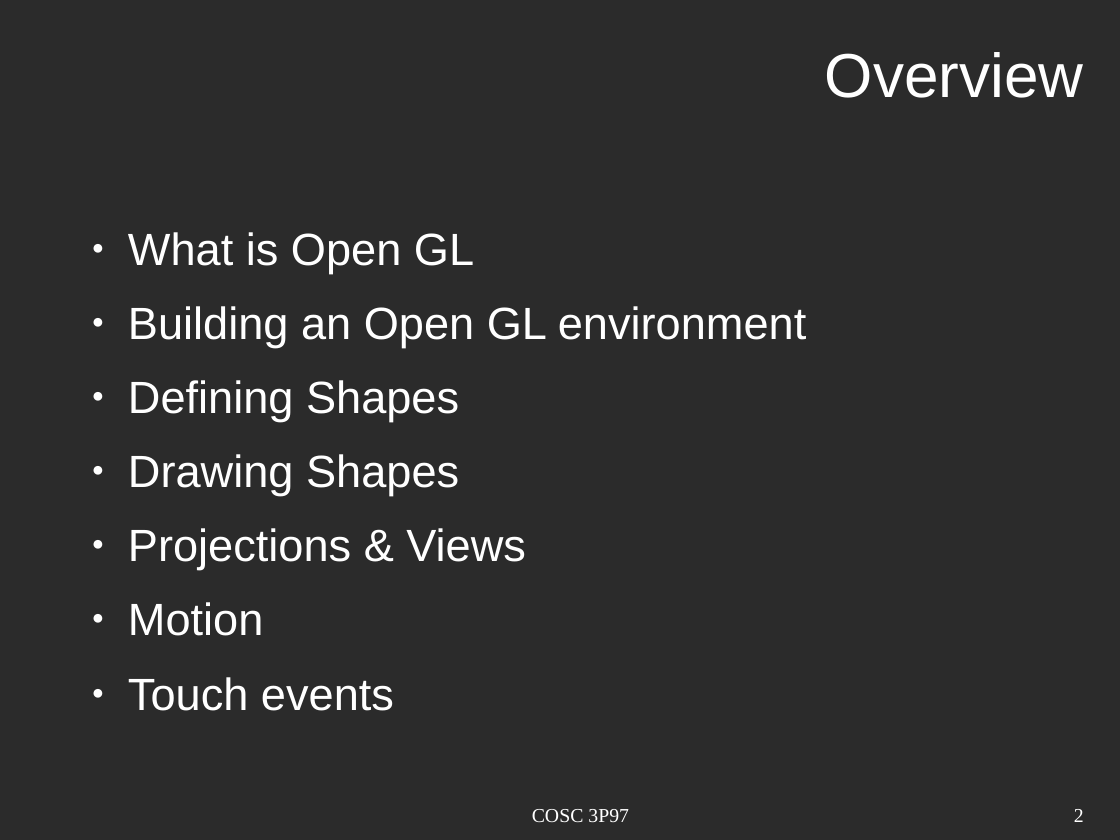
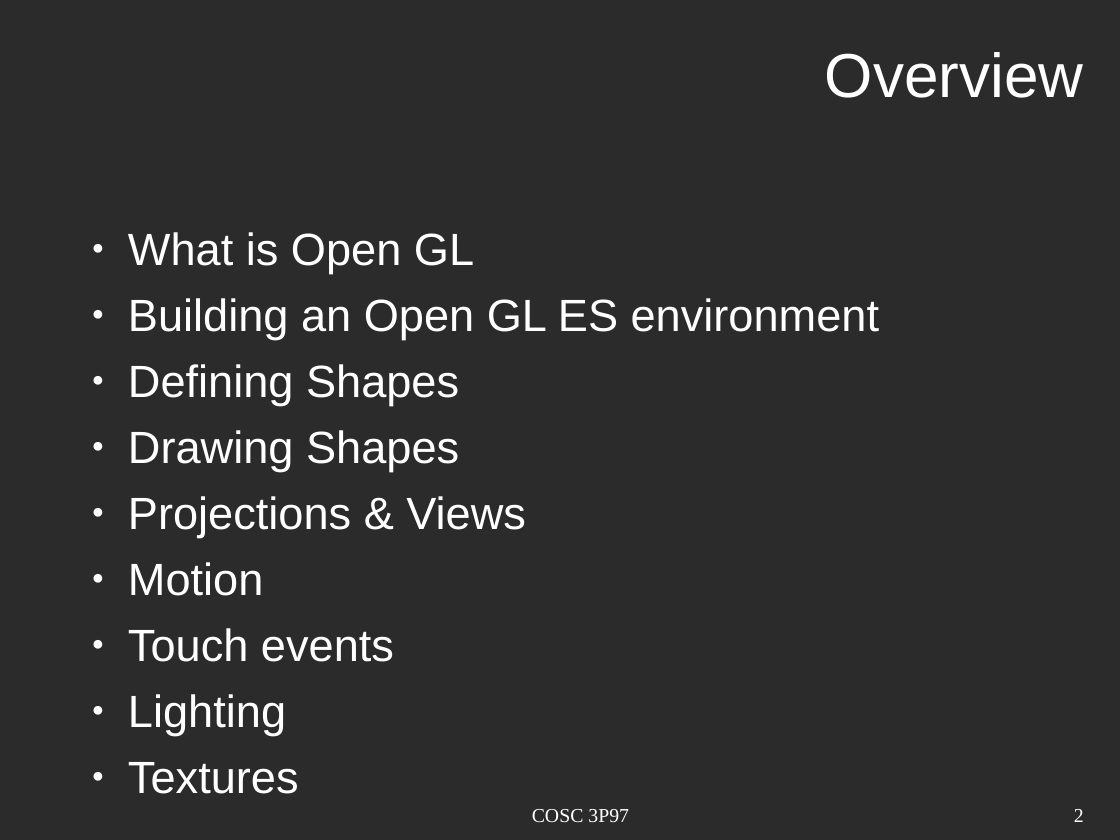
Before and after one commit to VMorsaint/COSC3P97Seminar, a slide deck: slide 2 of slideshow.odp. Drawn at 1120x840 pixels with LibreOffice and Linux fonts; fonts in the diff are those of the drawing; background and template pictures are left out; a plain dark background stands for a picture behind light text. Boxes give left, top, right and bottom in pixels: in the first picture for what was removed or moved away, otherwise in the second. Text is boxed around its words. In the diff, an @@ line names an element or a change of style, - is before the commit and + after.

Commit message:
added couple slides for textures and lighting

```diff
--- a/slideshow.odp
+++ b/slideshow.odp
@@ text at [128, 232, 526, 662]: less space between paragraphs @@
@@ text at [128, 298, 879, 339]: text changed @@
-● Building an Open GL environment
+● Building an Open GL ES environment
@@ text at [128, 694, 286, 735]: paragraphs added @@
+● Lighting
+● Textures
```
Also in this commit, not shown: 10 other slides changed, 3 slides added.
